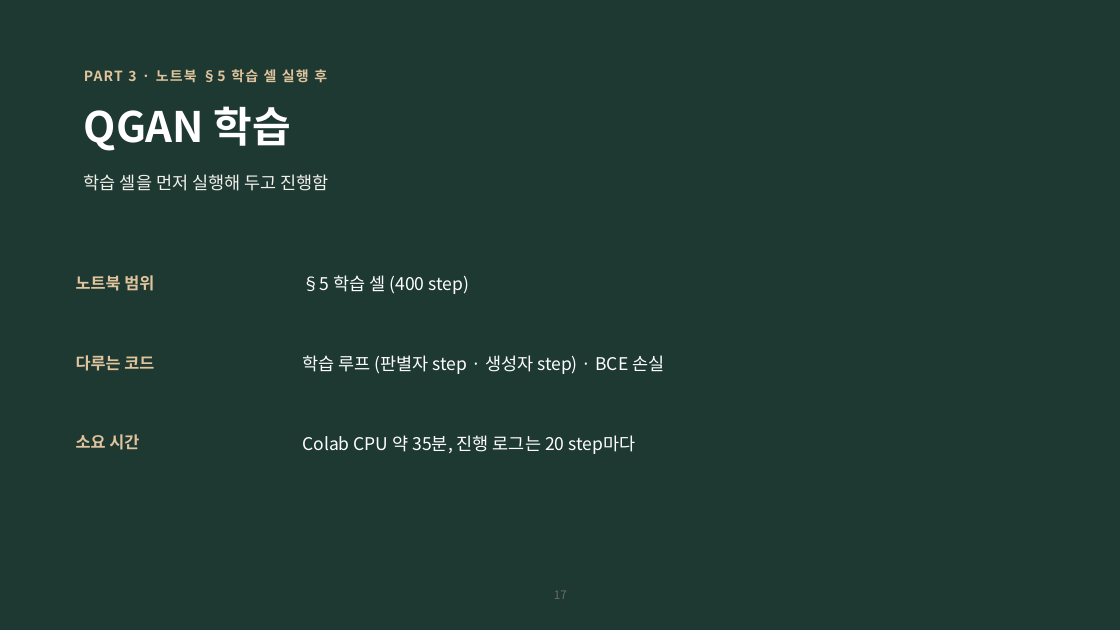
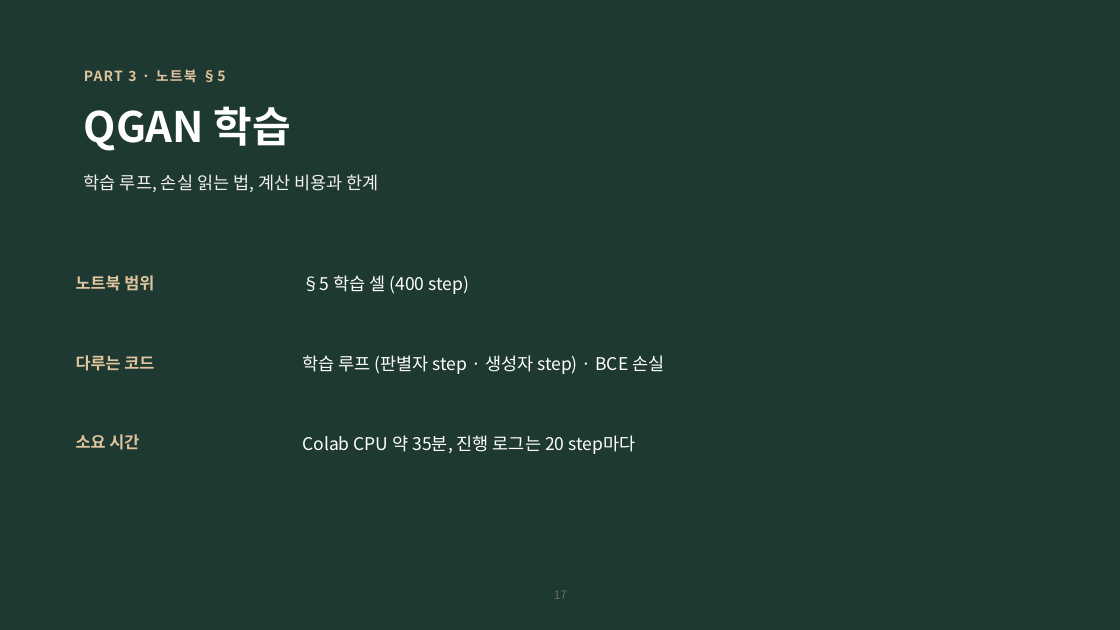
Before and after one commit to hyunhp/skin_disease_qml, a slide deck: slide 17 of practice/day2_slides/day2_practice_slides.pptx. Drawn at 1120x630 pixels with LibreOffice and Linux fonts; fonts in the diff are those of the drawing. Boxes give left, top, right and bottom in pixels: in the first picture for what was removed or moved away, otherwise in the second. Text is boxed around its words. In the diff, an @@ line names an element or a change of style, - is before the commit and + after.

```diff
--- a/practice/day2_slides/day2_practice_slides.pptx
+++ b/practice/day2_slides/day2_practice_slides.pptx
@@ text at [84, 69, 225, 83]: text changed @@
-PART 3 · 노트북 §5 학습 셀 실행 후
+PART 3 · 노트북 §5
@@ text at [84, 174, 378, 192]: text changed @@
-학습 셀을 먼저 실행해 두고 진행함
+학습 루프, 손실 읽는 법, 계산 비용과 한계
```
Also in this commit, not shown: 7 other slides changed, 1 slide added, 2 slides removed, 10 other files.
